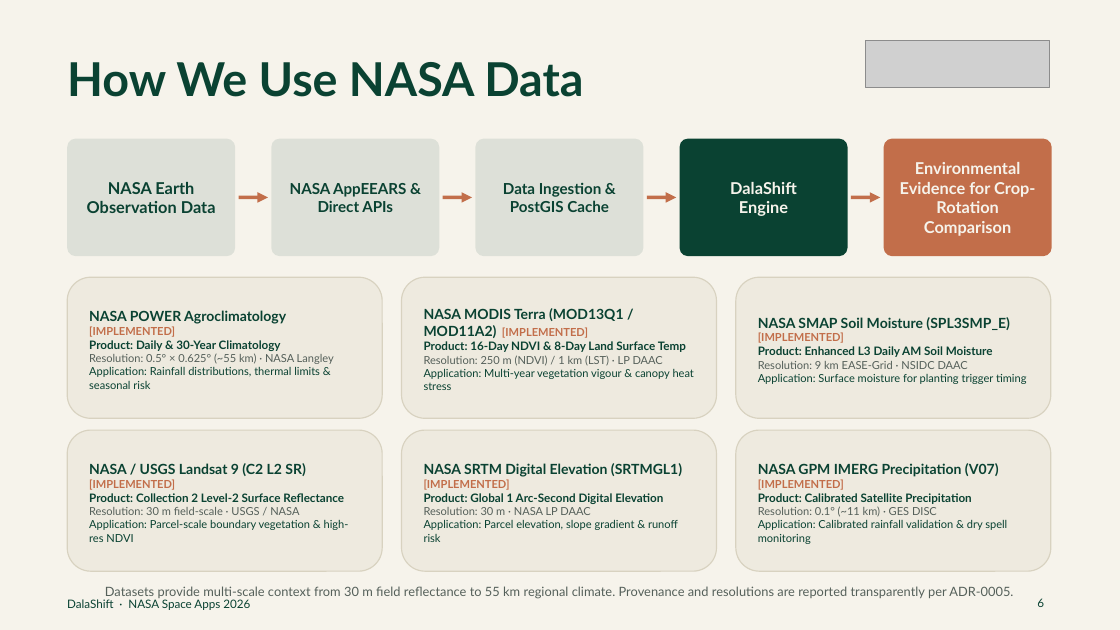
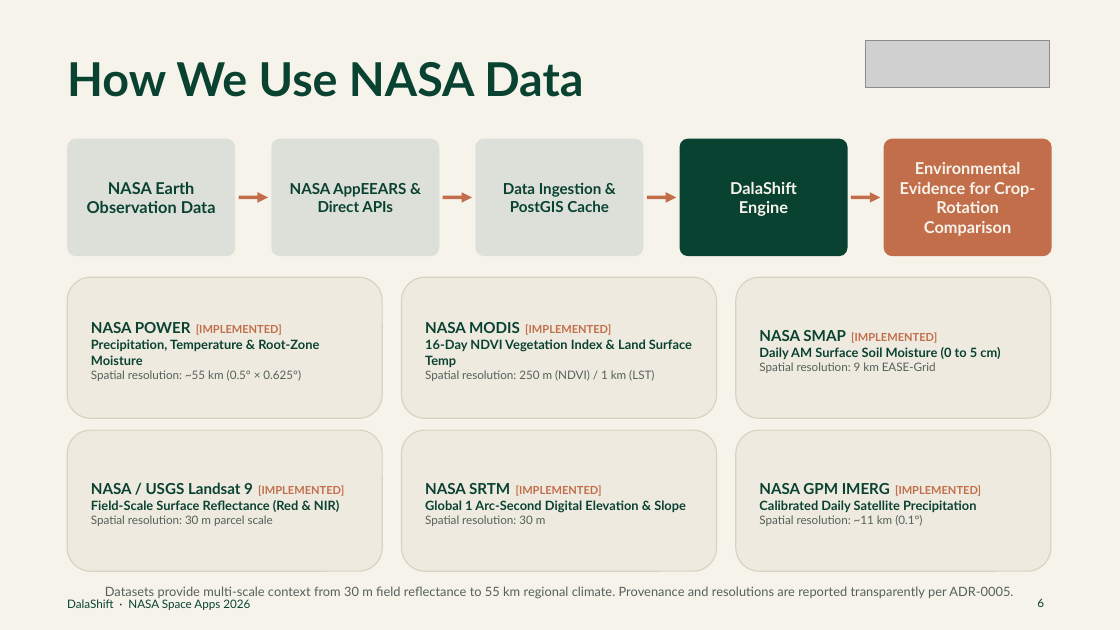
Before and after one commit to vip-ultr/dalashift, a slide deck: slide 6 of docs/hackathon/DalaShift_NASA_Space_Apps_2026.pptx. Drawn at 1120x630 pixels with LibreOffice and Linux fonts; fonts in the diff are those of the drawing; grey boxes stand for pictures. Boxes give left, top, right and bottom in pixels: in the first picture for what was removed or moved away, otherwise in the second. Text is boxed around its words. In the diff, an @@ line names an element or a change of style, - is before the commit and + after.

```diff
--- a/docs/hackathon/DalaShift_NASA_Space_Apps_2026.pptx
+++ b/docs/hackathon/DalaShift_NASA_Space_Apps_2026.pptx
@@ text in rounded rectangle at (x1=91, y1=322, x2=319, y2=381): text changed; size 9.5 to 11 pt; bold on @@
-NASA POWER Agroclimatology [IMPLEMENTED]
-Product: Daily & 30-Year Climatology
-Resolution: 0.5° × 0.625° (~55 km) · NASA Langley
-Application: Rainfall distributions, thermal limits & seasonal risk
+NASA POWER [IMPLEMENTED]
+Precipitation, Temperature & Root-Zone Moisture
+Spatial resolution: ~55 km (0.5° × 0.625°)
@@ text in rounded rectangle at (x1=425, y1=322, x2=692, y2=381): text changed; size 9.5 to 11 pt; bold on @@
-NASA MODIS Terra (MOD13Q1 / MOD11A2) [IMPLEMENTED]
-Product: 16-Day NDVI & 8-Day Land Surface Temp
-Resolution: 250 m (NDVI) / 1 km (LST) · LP DAAC
-Application: Multi-year vegetation vigour & canopy heat stress
+NASA MODIS [IMPLEMENTED]
+16-Day NDVI Vegetation Index & Land Surface Temp
+Spatial resolution: 250 m (NDVI) / 1 km (LST)
@@ text in rounded rectangle at (x1=759, y1=330, x2=1000, y2=373): text changed; size 9.5 to 11 pt; bold on @@
-NASA SMAP Soil Moisture (SPL3SMP_E) [IMPLEMENTED]
-Product: Enhanced L3 Daily AM Soil Moisture
-Resolution: 9 km EASE-Grid · NSIDC DAAC
-Application: Surface moisture for planting trigger timing
+NASA SMAP [IMPLEMENTED]
+Daily AM Surface Soil Moisture (0 to 5 cm)
+Spatial resolution: 9 km EASE-Grid
@@ text in rounded rectangle at (x1=91, y1=482, x2=344, y2=512): text changed; size 9.5 to 11 pt; bold on @@
-NASA / USGS Landsat 9 (C2 L2 SR) [IMPLEMENTED]
-Product: Collection 2 Level-2 Surface Reflectance
-Resolution: 30 m field-scale · USGS / NASA
-Application: Parcel-scale boundary vegetation & high-res NDVI
+NASA / USGS Landsat 9 [IMPLEMENTED]
+Field-Scale Surface Reflectance (Red & NIR)
+Spatial resolution: 30 m parcel scale
@@ text in rounded rectangle at (x1=425, y1=483, x2=686, y2=513): text changed; size 9.5 to 11 pt @@
-NASA SRTM Digital Elevation (SRTMGL1) [IMPLEMENTED]
-Product: Global 1 Arc-Second Digital Elevation
-Resolution: 30 m · NASA LP DAAC
-Application: Parcel elevation, slope gradient & runoff risk
+NASA SRTM [IMPLEMENTED]
+Global 1 Arc-Second Digital Elevation & Slope
+Spatial resolution: 30 m
@@ text in rounded rectangle at (x1=759, y1=483, x2=981, y2=526): text changed; size 9.5 to 11 pt; bold on @@
-NASA GPM IMERG Precipitation (V07) [IMPLEMENTED]
-Product: Calibrated Satellite Precipitation
-Resolution: 0.1° (~11 km) · GES DISC
-Application: Calibrated rainfall validation & dry spell monitoring
+NASA GPM IMERG [IMPLEMENTED]
+Calibrated Daily Satellite Precipitation
+Spatial resolution: ~11 km (0.1°)
```
Also in this commit, not shown: 1 other slide changed, 1 slide added, 1 slide removed, 1 other file.
